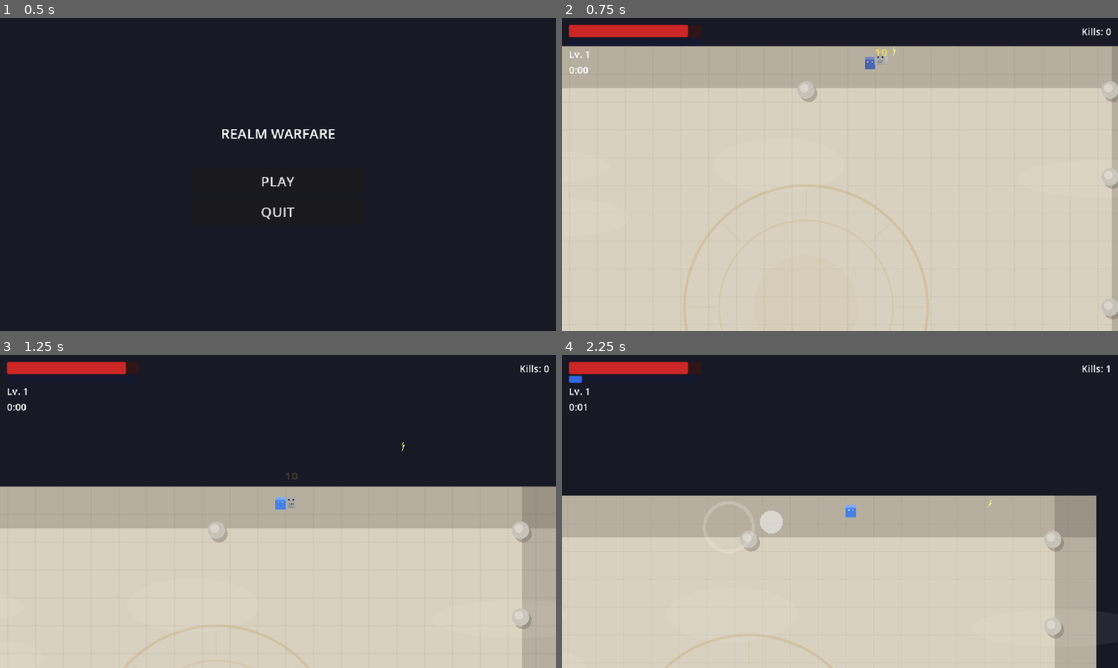
Above: before the commit, frames 1-4 (two rows, left to right).
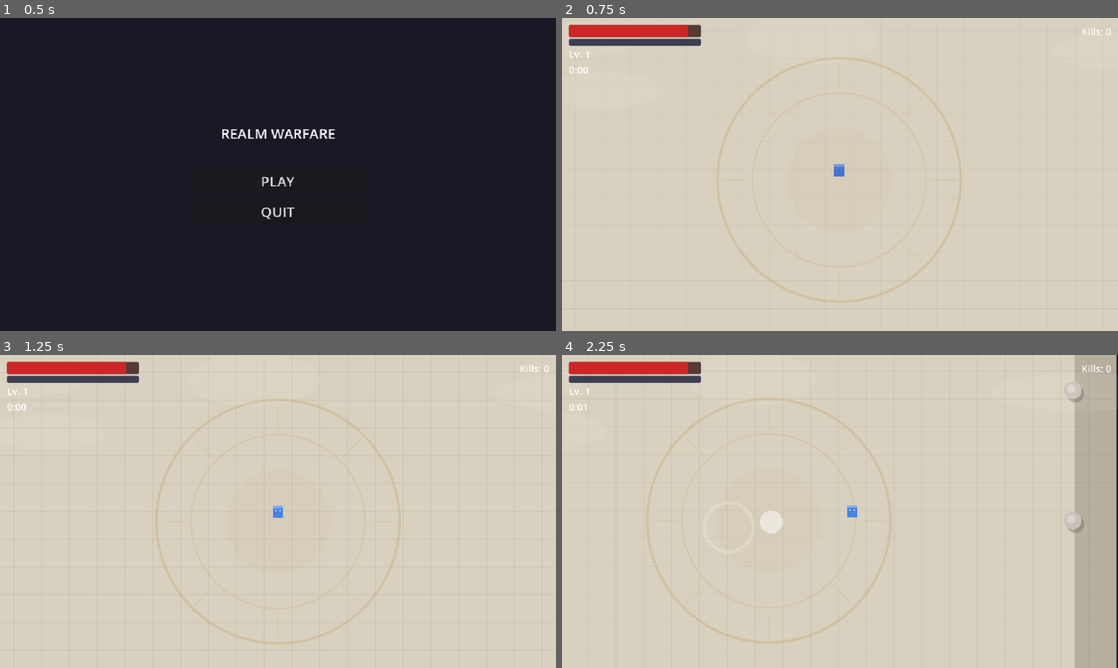
Above: after the commit, the same moments.

Repository: LshMakh/RealmWarfare
Game: Godot game, scene res://scenes/main_menu/main_menu.tscn
Same seed, same stepped clock (60 frames per second), same inputs: the game is played once before the commit and once after it.
Inputs (mouse positions are in pixels of both pictures, inside the frame that each line leads up to):
- Up to frame 1 (0.5 s): no input
- Up to frame 2 (0.75 s): click "PLAY" at 0.5 s
- Up to frame 3 (1.25 s): no input
- Up to frame 4 (2.25 s): move the mouse to (962, 495) at 1.27 s; hold D (move_right) 1.28-2 s; click (962, 495) at 1.42 s; drag from (728, 527) to (856, 511) at 2.02 s

Frame 1 is identical in both runs. In frame 2, 23% of the frame differs, in the area x 0-100%, y 0-100%; in frame 3, 58%; in frame 4, 60%.
Error after the commit: Parse Error: Identifier "tween" not declared in the current scope. (res://scripts/entities/enemy_base.gd:498)

Commit message:
perf: fix lag from stacked blessings
- Throttle damage numbers to 1 per enemy per 0.3s (AoE was spawning
  dozens of Label nodes per second)
- Skip hit flash tween if one is already running (prevents tween stacking)
- Reduce orbital visual from 6 circles + 2 arcs + trail to 3 circles,
  redraw every 3rd frame instead of every frame
- Background clouds redraw every 6th frame instead of every frame

Diff:
--- a/scripts/entities/enemy_base.gd
+++ b/scripts/entities/enemy_base.gd
@@ -470,18 +470,31 @@
 	pass
 
 
+var _last_damage_number_time: float = 0.0
+const DAMAGE_NUMBER_COOLDOWN := 0.3
+
+
 func _on_damage_received(amount: int) -> void:
 	_flash_hit()
-	_spawn_damage_number(amount)
+	# Throttle damage numbers to avoid lag from AoE spam
+	var now: float = Time.get_ticks_msec() / 1000.0
+	if now - _last_damage_number_time >= DAMAGE_NUMBER_COOLDOWN:
+		_last_damage_number_time = now
+		_spawn_damage_number(amount)
+
+
+var _flash_tween: Tween = null
 
 
 func _flash_hit() -> void:
 	if _dying:
+		return
+	if _flash_tween and _flash_tween.is_running():
 		return
 	var restore_color := Color.WHITE
 	if data and data.is_boss:
 		restore_color = _boss_base_color()
-	var tween := create_tween()
+	_flash_tween = create_tween()
 	tween.tween_property(sprite, "modulate", Color(10, 10, 10, 1), 0.05)
 	tween.tween_property(sprite, "modulate", restore_color, 0.05)
 
--- a/scripts/realms/olympus_background.gd
+++ b/scripts/realms/olympus_background.gd
@@ -33,12 +33,18 @@
 		_cloud_sizes.append(Vector2(rng.randf_range(60.0, 120.0), rng.randf_range(18.0, 35.0)))
 		_cloud_speeds.append(rng.randf_range(4.0, 12.0))
 
+var _redraw_counter: int = 0
+
+
 func _process(delta: float) -> void:
 	for i in range(_cloud_positions.size()):
 		_cloud_positions[i].x += _cloud_speeds[i] * delta
 		if _cloud_positions[i].x > HALF_W + 130.0:
 			_cloud_positions[i].x = -HALF_W - 130.0
-	queue_redraw()
+	_redraw_counter += 1
+	if _redraw_counter >= 6:
+		_redraw_counter = 0
+		queue_redraw()
 
 func _draw() -> void:
 	_draw_base()
--- a/scripts/systems/blessing_manager.gd
+++ b/scripts/systems/blessing_manager.gd
@@ -428,52 +428,23 @@
 	func _ready() -> void:
 		z_index = 10
 
+	var _redraw_skip: int = 0
+
 	func _process(delta: float) -> void:
 		_pulse_time += delta * 5.0
-		# Record trail positions
-		_trail_timer -= delta
-		if _trail_timer <= 0.0:
-			_trail_timer = TRAIL_INTERVAL
-			_trail.push_back(global_position)
-			if _trail.size() > TRAIL_LENGTH:
-				_trail.pop_front()
-		queue_redraw()
+		_redraw_skip += 1
+		if _redraw_skip >= 3:
+			_redraw_skip = 0
+			queue_redraw()
 
 	func _draw() -> void:
 		var pulse: float = 0.7 + 0.3 * sin(_pulse_time)
-
-		# Draw trail (fading circles at previous positions)
-		for i in range(_trail.size()):
-			var t: float = float(i) / float(TRAIL_LENGTH)
-			var trail_alpha: float = t * 0.25 * pulse
-			var trail_pos: Vector2 = _trail[i] - global_position
-			var trail_size: float = 4.0 + t * 4.0
-			var trail_color := Color(0.4, 0.6, 1.0, trail_alpha)
-			draw_circle(trail_pos, trail_size, trail_color)
-
-		# Outer glow (large soft)
-		var outer_glow := Color(0.3, 0.5, 1.0, 0.15 * pulse)
-		draw_circle(Vector2.ZERO, 18.0, outer_glow)
-
-		# Mid glow
-		var mid_glow := Color(0.4, 0.6, 1.0, 0.3 * pulse)
-		draw_circle(Vector2.ZERO, 13.0, mid_glow)
-
-		# Shield core (bright white-blue)
-		var core_color := Color(0.6, 0.8, 1.0, 0.9 * pulse)
-		draw_circle(Vector2.ZERO, 9.0, core_color)
-
-		# Inner bright center
-		var center_color := Color(0.85, 0.92, 1.0, pulse)
-		draw_circle(Vector2.ZERO, 5.0, center_color)
-
-		# Shield arc (curved shield shape on the leading edge)
-		var arc_color := Color(0.8, 0.9, 1.0, 0.8 * pulse)
-		draw_arc(Vector2.ZERO, 11.0, -PI * 0.5, PI * 0.5, 12, arc_color, 2.5)
-
-		# Secondary arc (opposite side, dimmer)
-		var arc2_color := Color(0.5, 0.7, 1.0, 0.4 * pulse)
-		draw_arc(Vector2.ZERO, 11.0, PI * 0.5, PI * 1.5, 12, arc2_color, 1.5)
+		# Glow
+		draw_circle(Vector2.ZERO, 14.0, Color(0.4, 0.6, 1.0, 0.25 * pulse))
+		# Core
+		draw_circle(Vector2.ZERO, 8.0, Color(0.6, 0.8, 1.0, 0.9 * pulse))
+		# Center
+		draw_circle(Vector2.ZERO, 4.0, Color(0.85, 0.92, 1.0, pulse))
 
 
 # Hit spark effect when orbital strikes an enemy
